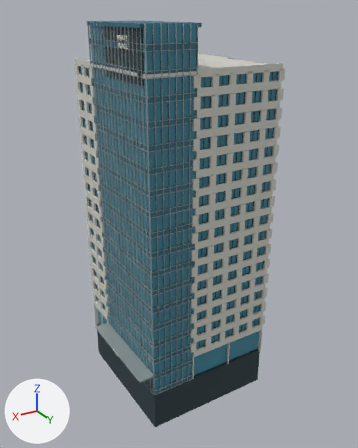
The Blender file godot/tools/blender/authored/hyatt_place.blend as it was, and as the next commit left it.
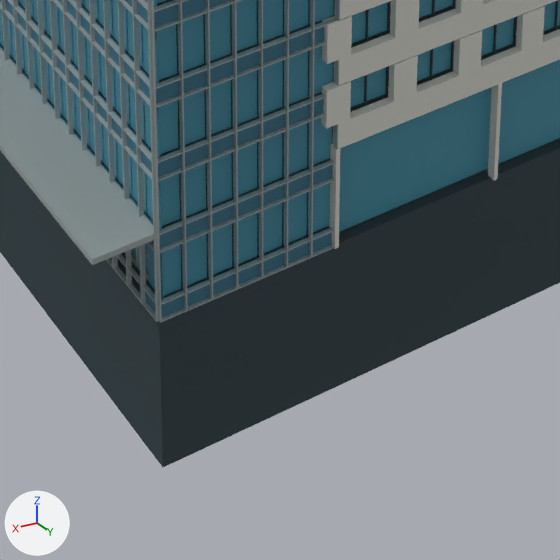
There are two pictures of each version: one whole from a 50 mm camera at (46.1, 78.4, 66.0) aimed at (0.2, 1.9, 27.7), one close up on the part from 33% to 68% of the width and 72% to 100% of the height. The lights are fixed; the arrows at lower left show +X, +Y and +Z. The first two pictures are the older version.

Before the edit, the objects in view are built like this:
```python
me_continuous_curtain_wall_mullion = bpy.data.meshes.new('Continuous curtain wall mullion')
me_continuous_curtain_wall_mullion.from_pydata(...)  # 848 vertices, 636 faces; spans x 4.0..15.9, y -6.3..13.8, z 0.0..64.4
me_continuous_curtain_wall_mullion.materials.append(mat_slender_projecting_aluminum_frames)  # grey #afbaba
me_lower_wing_roof_slab = bpy.data.meshes.new('Lower wing roof slab')
me_lower_wing_roof_slab.from_pydata(...)  # 1516 vertices, 1136 faces; spans x -14.7..13.3, y -13.9..13.7, z 0.0..58.0
me_lower_wing_roof_slab.materials.append(mat_pale_punched_window_wings)  # light grey #d1d1c8
me_wing_separate_inset_window = bpy.data.meshes.new('Wing separate inset window')
me_wing_separate_inset_window.from_pydata(...)  # 4208 vertices, 3156 faces; spans x -12.9..12.7, y -13.2..13.6, z 0.0..64.4
me_wing_separate_inset_window.materials.append(mat_separate_blue_opaque_glazing)  # cyan #42899e
ob_pale_punched_window_wings = bpy.data.objects.new('Pale punched-window wings', me_lower_wing_roof_slab)
ob_pale_punched_window_wings.location = (0.0, 0.0, 0.0)
ob_separate_blue_opaque_glazing = bpy.data.objects.new('Separate blue opaque glazing', me_wing_separate_inset_window)
ob_separate_blue_opaque_glazing.location = (0.0, 0.0, 0.0)
ob_slender_projecting_aluminum_frames = bpy.data.objects.new('Slender projecting aluminum frames', me_continuous_curtain_wall_mullion)
ob_slender_projecting_aluminum_frames.location = (0.0, 0.0, 0.0)
# also in view: 'Blue curtain wall spandrels' at (8.0, 3.3, 32.2); 'Dark recessed interior and window frames' at (0.7, 0.0, 28.0)
```
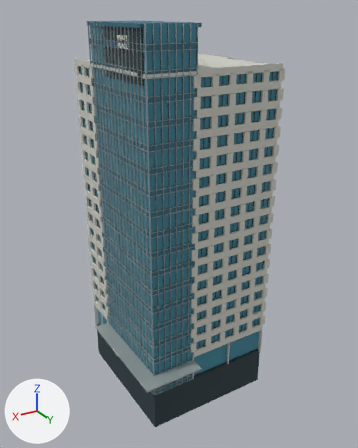
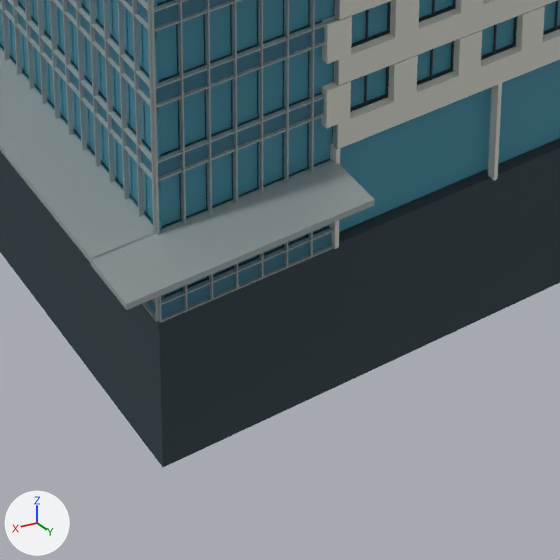
What differs and where, as boxes (x1, y1, x2, y2) in the close-ups (560 x 560 px):
'Slender projecting aluminum frames', reshaped: before (0, 0, 339, 323); after (0, 0, 375, 323)
part 1 of me_continuous_curtain_wall_mullion, added: after (90, 163, 375, 310)

The edits, one by one:
me_continuous_curtain_wall_mullion is used by ob_slender_projecting_aluminum_frames; location (0.0, 0.0, 0.0).
Verts and faces of me_continuous_curtain_wall_mullion; kept vertices keep their numbers, new ones are numbered from 848.
me_continuous_curtain_wall_mullion had 848 vertices, 636 faces and spanned x 4.0..15.9, y -6.3..13.8, z 0.0..64.4.
me_continuous_curtain_wall_mullion now has 856 vertices, 642 faces and spans x 4.0..15.9, y -6.3..16.6, z 0.0..64.4.
Part 1, on me_continuous_curtain_wall_mullion:
New vertex 848 is at (4.0, 16.4, 4.2), pixel (374, 205).
New vertex 849 is at (4.0, 13.4, 4.2).
New vertex 850 is at (4.0, 16.4, 4.5), pixel (374, 199).
New vertex 851 is at (4.0, 13.4, 4.5).
New vertices 852 to 855 stand at vertices 848 to 851, in that order, plus (11.6, 0.2, 0.0).
New faces: (848, 852, 853, 849), (850, 851, 855, 854), (848, 850, 854, 852), (848, 849, 851, 850), (849, 853, 855, 851), (852, 854, 855, 853).
